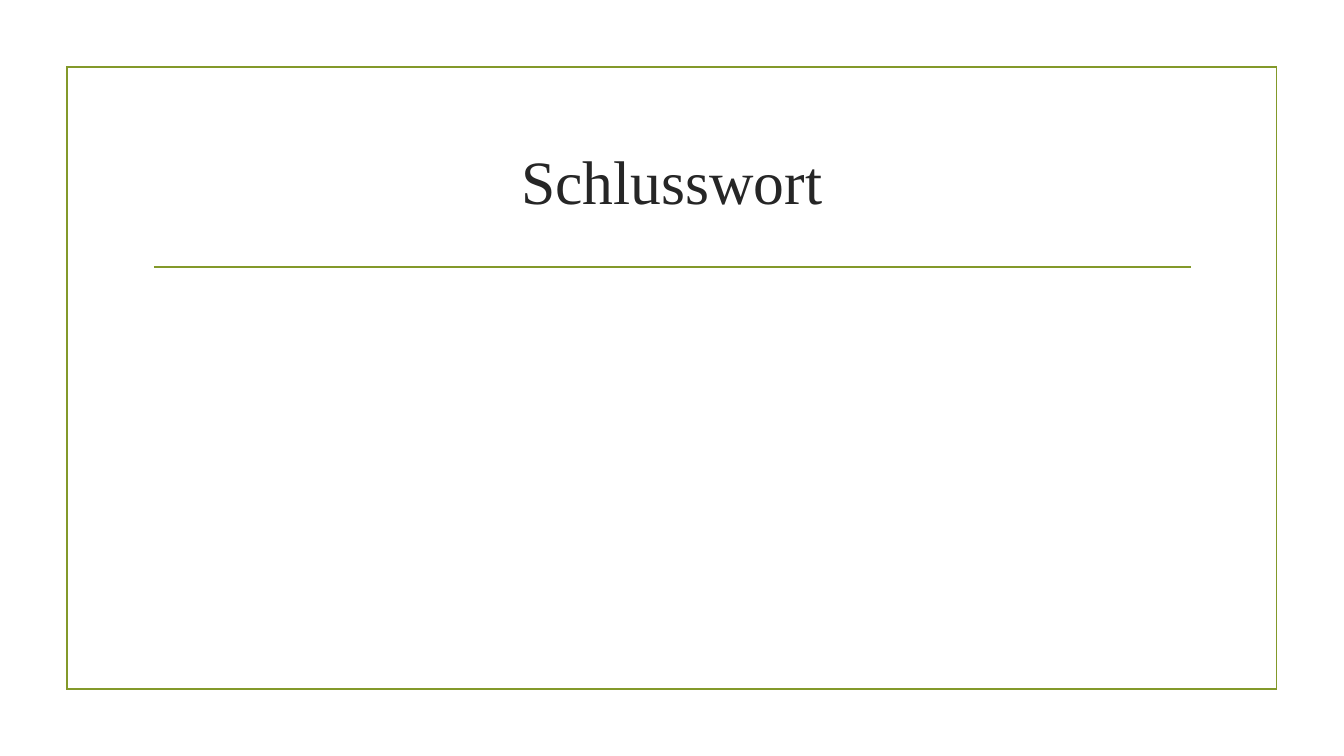
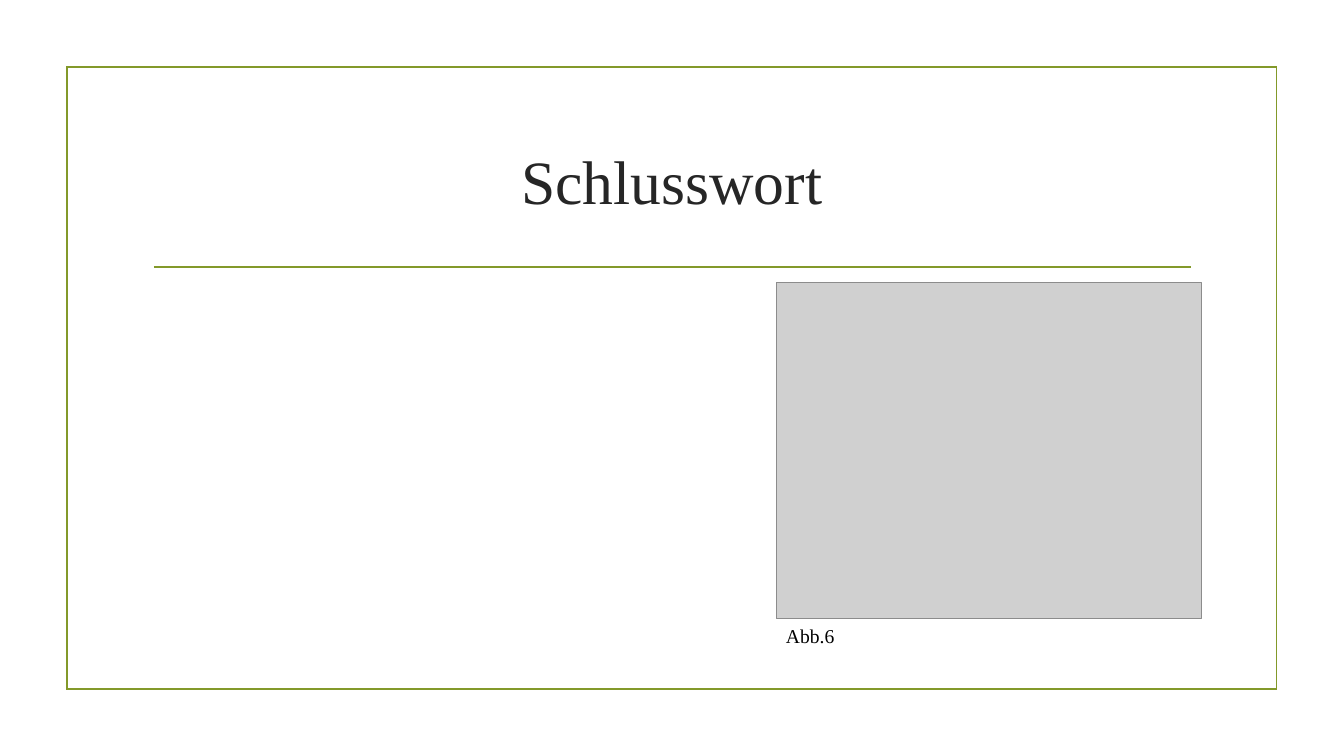
Before and after one commit to AkazeX/Schule, a slide deck: slide 10 of BM/Deutsch/Romantik/Romantik.pptx (slide 9 before the commit). Drawn at 1344x756 pixels with LibreOffice and Linux fonts; fonts in the diff are those of the drawing; grey boxes stand for pictures; background and template pictures are left out. Boxes give left, top, right and bottom in pixels: in the first picture for what was removed or moved away, otherwise in the second. Text is boxed around its words. In the diff, an @@ line names an element or a change of style, - is before the commit and + after.

```diff
--- a/BM/Deutsch/Romantik/Romantik.pptx
+++ b/BM/Deutsch/Romantik/Romantik.pptx
@@ picture added at (776,282,1202,619) @@
@@ text added at (786,629,834,644), 14 pt, text #000000 @@
+Abb.6
```
Also in this commit, not shown: 6 other slides changed, 2 slides added, 1 slide removed, 3 other files.
